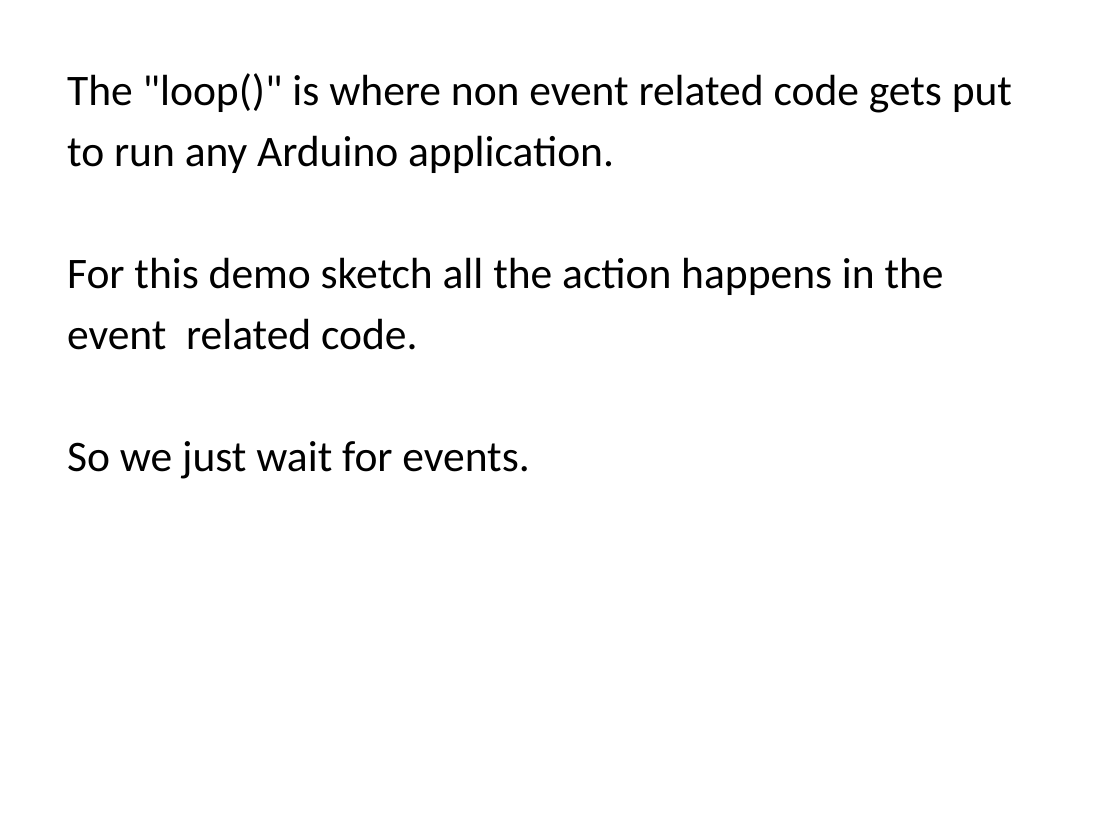
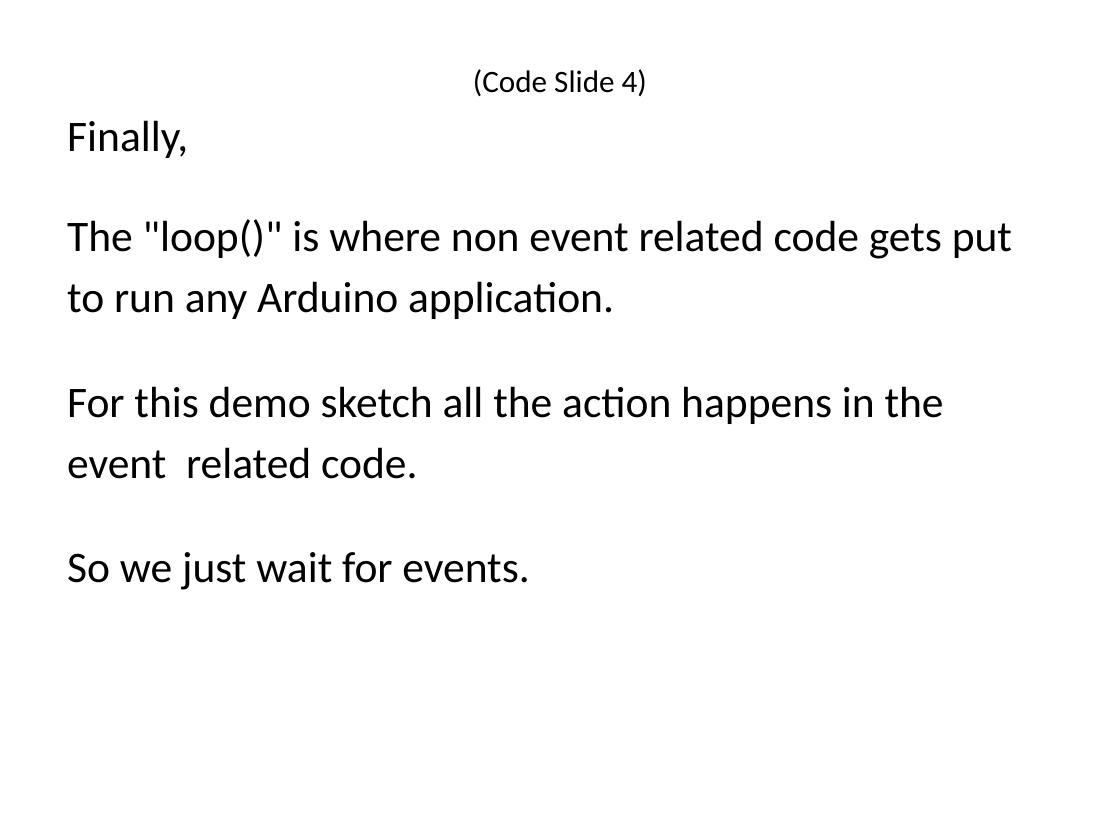
Before and after one commit to jmkuss/BLE_Nano2_Demo, a slide deck: slide 8 of PresentationCues.pptx. Drawn at 1120x840 pixels with LibreOffice and Linux fonts; fonts in the diff are those of the drawing. Boxes give left, top, right and bottom in pixels: in the first picture for what was removed or moved away, otherwise in the second. Text is boxed around its words. In the diff, an @@ line names an element or a change of style, - is before the commit and + after.

```diff
--- a/PresentationCues.pptx
+++ b/PresentationCues.pptx
@@ text at [67, 69, 647, 158]: paragraphs added @@
+(Code Slide 4)
+Finally,
```
Also in this commit, not shown: 14 other slides changed, 1 slide removed, 3 other files.
